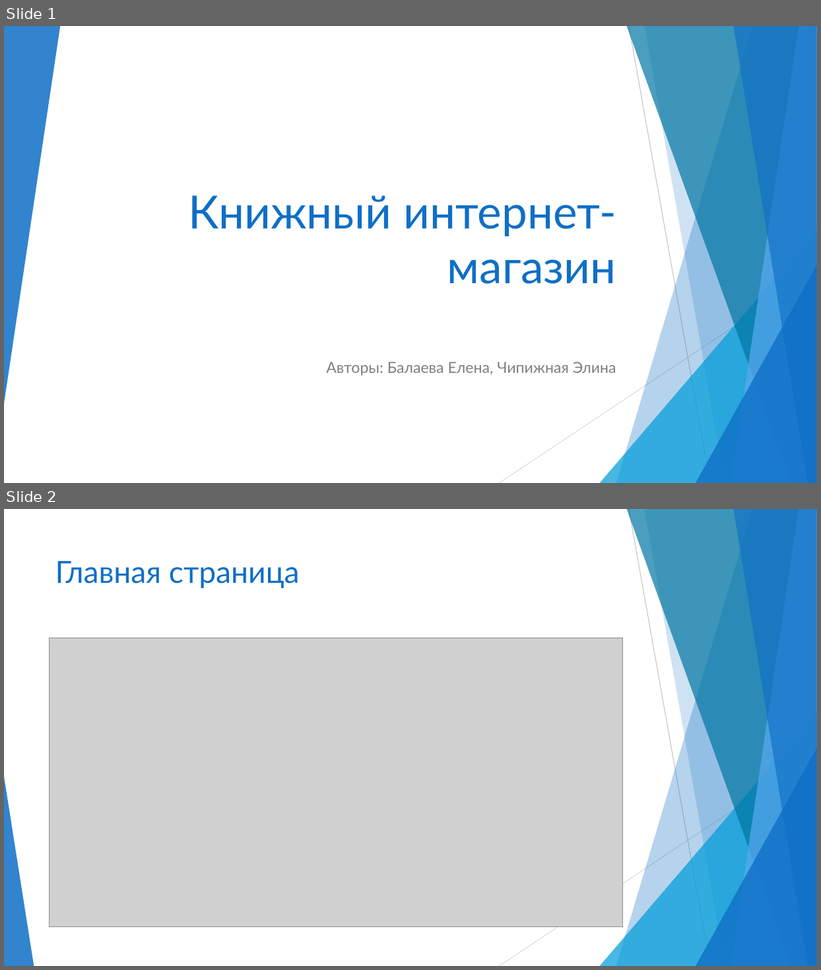
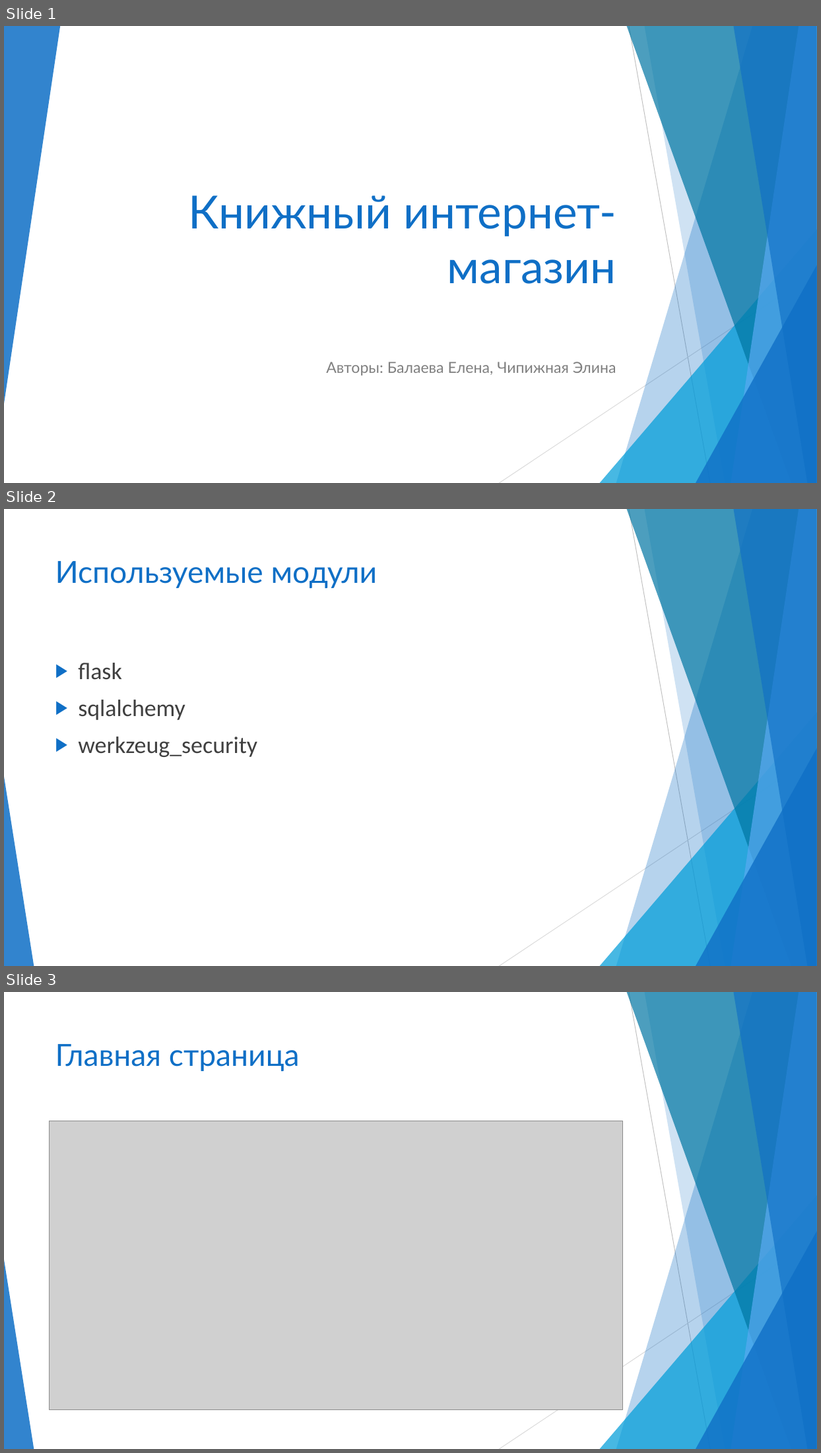
Before and after one commit to Kote5615/flask, a slide deck: flask_project_docx/bookshop.pptx. Shown one above the other, each under a label of ours: slides 1 and 2 before the commit, slides 1, 2 and 3 after it. The pictures are 821x970 and 821x1453 pixels, drawn with LibreOffice and Linux fonts; fonts in the diff are those of the drawing; grey boxes stand for pictures. Boxes give left, top, right and bottom in pixels: in the first picture for what was removed or moved away, otherwise in the second. Text is boxed around its words. In the diff, an @@ line names an element or a change of style, - is before the commit and + after.

```diff
--- a/flask_project_docx/bookshop.pptx
+++ b/flask_project_docx/bookshop.pptx
@@ slide 2 added at <box>4,509,817,966</box>, background #FFFFFF; not listed: 10 template elements that a slide beside it also shows @@
@@ title added at <box>55,561,378,588</box>, 36 pt, text #0F6FC6 @@
+Используемые модули
@@ text added at <box>78,663,257,757</box>, 28 pt, text #404040 @@
+▶ flask
+▶ sqlalchemy
+▶ werkzeug_security
@@ what was slide 2 is now slide 3 @@
```
Also in this commit, not shown: 2 slides changed, 3 other slides added, 1 slide removed.
